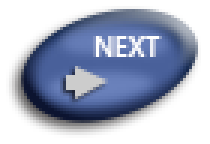
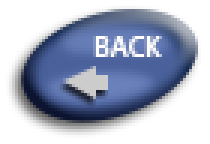
Revision of a layered 210px x 144px image; what changed, layer by layer:
added group "组 2 拷贝 19" with 5 layers above "组 2 拷贝 18" over [57,36,162,108]
added layer "BACK 拷贝 2" in group "组 2 拷贝 19" over [99,36,162,57]
added layer "形状 5 拷贝 7" in group "组 2 拷贝 19" over [63,66,108,99]
added layer "椭圆 2 拷贝 2" (5th of 12, in "组 2 拷贝 19") in group "组 2 拷贝 19" over [99,36,162,54]
added layer "椭圆 2 拷贝 2" (6th of 12, in "组 2 拷贝 19") in group "组 2 拷贝 19" over [57,72,108,102]
added layer "椭圆 1" (7th of 20, in "组 2 拷贝 19") in group "组 2 拷贝 19" over [57,36,162,108]
moved "形状 5 拷贝" into group "组 2 拷贝 18", painted on it over [63,66,108,99]
hid group "组 2 拷贝 7" (5 layers) over [57,36,162,108]
